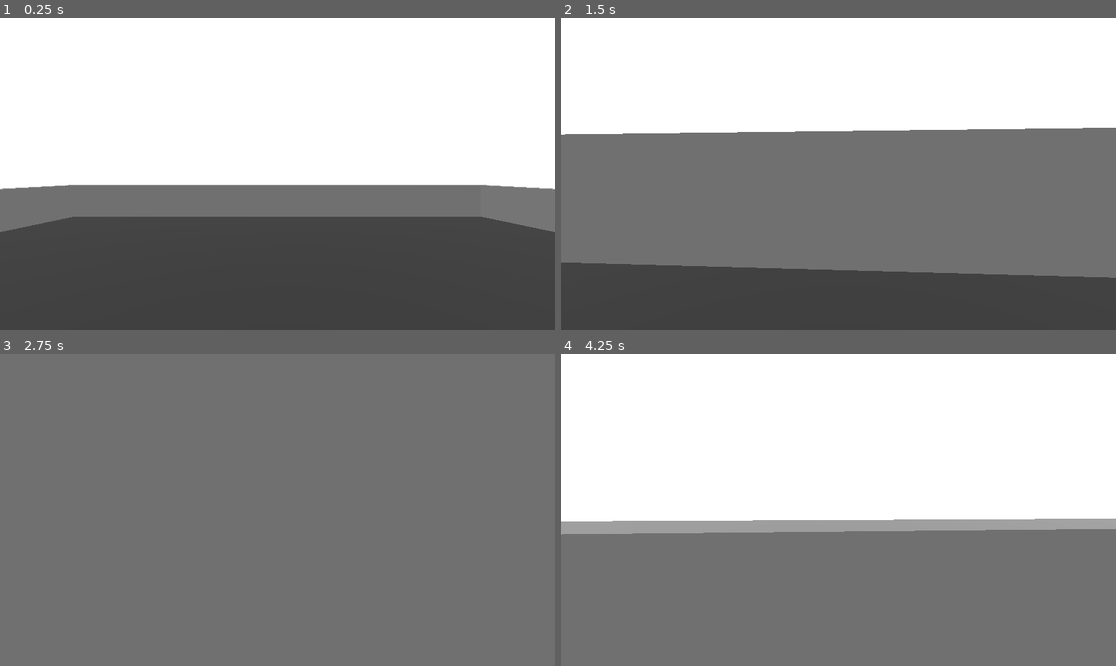
Above: before the commit, frames 1-4 (two rows, left to right).
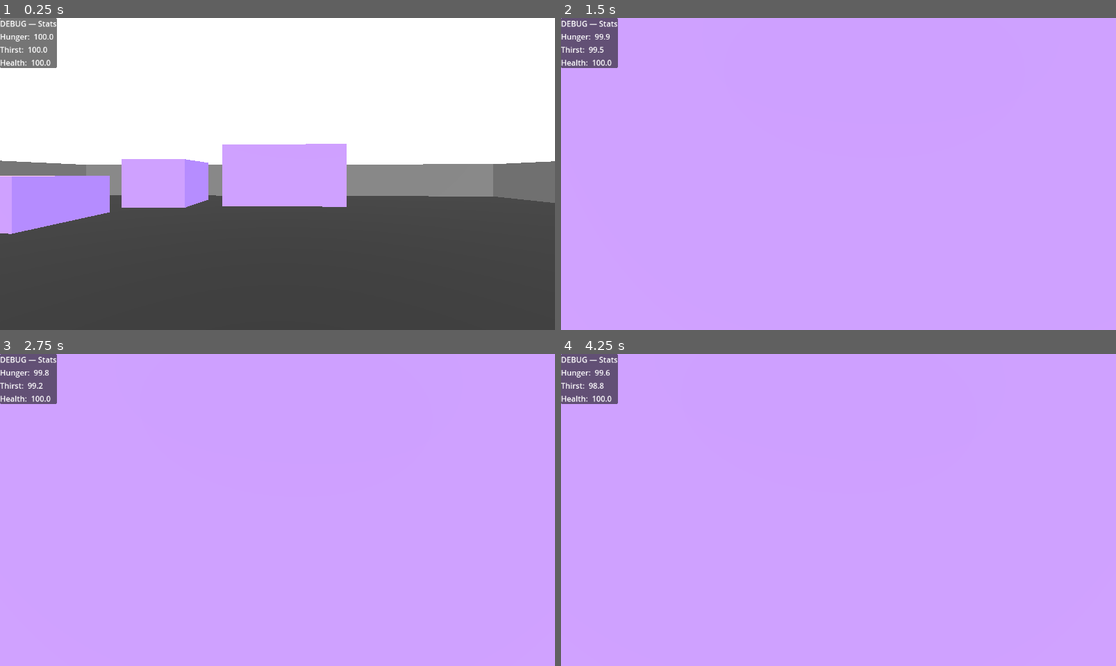
Above: after the commit, the same moments.

Repository: joshgarza/first_person_game
Game: Godot game, scene res://scenes/game.tscn
Two runs of this game, one before a commit and one after it. Both use one fixed random seed, a clock stepped at 60 frames per second and the inputs below.
Inputs (mouse positions are in pixels of both pictures, inside the frame that each line leads up to):
- Up to frame 1 (0.25 s): no input
- Up to frame 2 (1.5 s): move the mouse to (866, 174) at 0.52 s; hold F (interact) 0.53-1.28 s; hold W (move_forward) from 0.53 s (still down); tap Space (jump) at 0.77 s; click (866, 174) at 0.8 s; move the mouse to (810, 174) at 1.27 s; click (810, 174) at 1.35 s
- Up to frame 3 (2.75 s): keep holding W (move_forward); tap Space (jump) at 1.52 s; tap F (interact) at 1.55 s; move the mouse to (288, 503) at 2.02 s; hold F (interact) from 2.03 s (still down); click (288, 503) at 2.3 s
- Up to frame 4 (4.25 s): keep holding W (move_forward); tap Enter at 2.75 s; move the mouse to (832, 516) at 2.77 s; release F (interact) at 2.78 s; click (832, 516) at 2.85 s; tap Space (jump) at 3.02, 3.77 s; tap F (interact) at 3.05 s; move the mouse to (877, 513) at 3.52 s; hold F (interact) from 3.53 s (still down); click (877, 513) at 3.8 s

The runs differ from the first frame. In frame 1, 20% of the frame differs, in the area x 0-100%, y 0-70%; in frame 2, 100%; in frame 3, 100%, in the area x 0-100%, y 0-100%; in frame 4, 100%.

Commit message:
Implement hunger and thirst. Add DebugHUD. Implement grab, drop, and use mechanics.

Diff:
--- a/project.godot
+++ b/project.godot
@@ -56,8 +56,13 @@
 "events": [Object(InputEventKey,"resource_local_to_scene":false,"resource_name":"","device":-1,"window_id":0,"alt_press …(192 unchanged characters)…
 ]
 }
-eat={
+use={
 "deadzone": 0.2,
 "events": [Object(InputEventMouseButton,"resource_local_to_scene":false,"resource_name":"","device":-1,"window_id":0,"a …(253 unchanged characters)…
 ]
 }
+drop={
+"deadzone": 0.2,
+"events": [Object(InputEventKey,"resource_local_to_scene":false,"resource_name":"","device":-1,"window_id":0,"alt_pressed":false,"shift_pressed":false,"ctrl_pressed":false,"meta_pressed":false,"pressed":false,"keycode":0,"physical_keycode":70,"key_label":0,"unicode":102,"location":0,"echo":false,"script":null)
+]
+}
--- /dev/null
+++ b/scenes/DebugHUD.tscn
@@ -0,0 +1,28 @@
+[gd_scene load_steps=2 format=3 uid="uid://cs6u1domd081j"]
+
+[ext_resource type="Script" uid="uid://d3asl6s2nqomx" path="res://scripts/DebugHUD.gd" id="1_7dag4"]
+
+[node name="DebugHUD" type="CanvasLayer"]
+script = ExtResource("1_7dag4")
+
+[node name="PanelContainer" type="PanelContainer" parent="."]
+offset_right = 40.0
+offset_bottom = 40.0
+
+[node name="MarginContainer" type="MarginContainer" parent="PanelContainer"]
+layout_mode = 2
+
+[node name="VBoxContainer" type="VBoxContainer" parent="PanelContainer/MarginContainer"]
+layout_mode = 2
+
+[node name="title" type="Label" parent="PanelContainer/MarginContainer/VBoxContainer"]
+layout_mode = 2
+
+[node name="hunger" type="Label" parent="PanelContainer/MarginContainer/VBoxContainer"]
+layout_mode = 2
+
+[node name="thirst" type="Label" parent="PanelContainer/MarginContainer/VBoxContainer"]
+layout_mode = 2
+
+[node name="health" type="Label" parent="PanelContainer/MarginContainer/VBoxContainer"]
+layout_mode = 2
--- a/scenes/food.tscn
+++ b/scenes/food.tscn
@@ -1,10 +1,13 @@
-[gd_scene load_steps=4 format=3 uid="uid://dcn0tccjfuut3"]
+[gd_scene load_steps=5 format=3 uid="uid://dcn0tccjfuut3"]
 
 [ext_resource type="Script" uid="uid://d3ic2htxagt3b" path="res://scripts/Food.gd" id="1_xven1"]
 
 [sub_resource type="BoxShape3D" id="BoxShape3D_af40f"]
 
 [sub_resource type="BoxMesh" id="BoxMesh_xven1"]
+
+[sub_resource type="StandardMaterial3D" id="StandardMaterial3D_xven1"]
+albedo_color = Color(0.2, 0.2, 0.913725, 1)
 
 [node name="Food" type="Node3D" groups=["interactable"]]
 script = ExtResource("1_xven1")
@@ -16,4 +19,6 @@
 
 [node name="MeshInstance3D" type="MeshInstance3D" parent="StaticBody3D"]
 transform = Transform3D(1, 0, 0, 0, 0.5, 0, 0, 0, 0.5, 0, 0, 0)
+layers = 2
 mesh = SubResource("BoxMesh_xven1")
+surface_material_override/0 = SubResource("StandardMaterial3D_xven1")
--- a/scenes/game.tscn
+++ b/scenes/game.tscn
@@ -1,6 +1,8 @@
-[gd_scene load_steps=9 format=3 uid="uid://cbeevnr5lx51g"]
+[gd_scene load_steps=11 format=3 uid="uid://cbeevnr5lx51g"]
 
+[ext_resource type="Script" uid="uid://d3ic2htxagt3b" path="res://scripts/Food.gd" id="1_iywne"]
 [ext_resource type="PackedScene" uid="uid://dyt3j3fko8ofw" path="res://scenes/player.tscn" id="1_uwrxv"]
+[ext_resource type="PackedScene" uid="uid://cs6u1domd081j" path="res://scenes/DebugHUD.tscn" id="2_p57ef"]
 [ext_resource type="PackedScene" uid="uid://bci73u8so2kau" path="res://scenes/wall.tscn" id="2_yqjtg"]
 [ext_resource type="PackedScene" uid="uid://b3buspk4gns62" path="res://scenes/obstacle.tscn" id="3_lnu2h"]
 [ext_resource type="PackedScene" uid="uid://dcn0tccjfuut3" path="res://scenes/food.tscn" id="4_lbhrr"]
@@ -19,6 +21,7 @@
 background_color = Color(1, 1, 1, 1)
 
 [node name="Node3D" type="Node3D"]
+script = ExtResource("1_iywne")
 
 [node name="StaticBody3D" type="StaticBody3D" parent="."]
 transform = Transform3D(1, 0, 0, 0, 1, 0, 0, 0, 1, 0, -1, 0)
@@ -31,7 +34,7 @@
 surface_material_override/0 = SubResource("StandardMaterial3D_lnu2h")
 
 [node name="player" parent="." instance=ExtResource("1_uwrxv")]
-visible = false
+transform = Transform3D(-0.999535, 0, -0.0305037, 0, 1, 0, 0.0305037, 0, -0.999535, 0, 0, 0)
 
 [node name="WorldEnvironment" type="WorldEnvironment" parent="."]
 environment = SubResource("Environment_uwrxv")
@@ -61,3 +64,7 @@
 transform = Transform3D(-0.989313, 0.128001, -0.0698233, 0, 0.478876, 0.877883, 0.145807, 0.868501, -0.473758, 3.71371, 4.60486, -13.9319)
 
 [node name="Food" parent="." instance=ExtResource("4_lbhrr")]
+transform = Transform3D(1, 0, 0, 0, 1, 0, 0, 0, 1, 3.86016, 0, 0)
+
+[node name="DebugHud" parent="." node_paths=PackedStringArray("player") groups=["hud"] instance=ExtResource("2_p57ef")]
+player = NodePath("../player")
--- a/scenes/player.tscn
+++ b/scenes/player.tscn
@@ -28,6 +28,12 @@
 target_position = Vector3(0, 0, -2.5)
 collide_with_areas = true
 
+[node name="Hands" type="Node3D" parent="CharacterBody3D"]
+transform = Transform3D(1, 0, 0, 0, 0.792375, 0.610035, 0, -0.610035, 0.792375, 0, 0.549394, -3.22715)
+script = ExtResource("6_tuyoq")
+
+[node name="Socket" type="Node3D" parent="CharacterBody3D/Hands"]
+
 [node name="CollisionShape3D" type="CollisionShape3D" parent="CharacterBody3D"]
 shape = SubResource("CapsuleShape3D_u8vuu")
 
@@ -47,10 +53,3 @@
 
 [node name="Interaction" type="Node" parent="CharacterBody3D"]
 script = ExtResource("5_qlg0r")
-
-[node name="Hands" type="Node3D" parent="."]
-transform = Transform3D(1, 0, 0, 0, 1, 0, 0, 0, 1, 0, 0.657162, -0.596945)
-script = ExtResource("6_tuyoq")
-
-[node name="Socket" type="Node3D" parent="Hands"]
-transform = Transform3D(1, 0, 0, 0, 1, 0, 0, 0, 1, 0, 0.0762655, -0.529311)
--- /dev/null
+++ b/scripts/DebugHUD.gd
@@ -0,0 +1,58 @@
+extends CanvasLayer
+class_name DebugHUD
+
+@export var player: Node3D    # drag Player in the editor OR set from code
+
+@onready var _hunger: Label = $PanelContainer/MarginContainer/VBoxContainer/hunger
+@onready var _thirst: Label = $PanelContainer/MarginContainer/VBoxContainer/thirst
+@onready var _health: Label = $PanelContainer/MarginContainer/VBoxContainer/health
+@onready var _title:  Label = $PanelContainer/MarginContainer/VBoxContainer/title
+
+var _stats: Node = null
+var _use_poll := true  # flips to false if Stats emits a signal we can use
+
+func _ready() -> void:
+	if player:
+		print(player)
+		_title.text = "DEBUG — Stats"
+		_try_wire_stats()
+
+func _process(_dt: float) -> void:
+	if _use_poll and _stats:
+		_update_text()
+
+func _try_wire_stats() -> void:
+	if player == null:
+		push_warning("DebugHUD: player not set; drag it in the inspector or set via code.")
+		return
+	_stats = player.get_node_or_null("Stats")
+	if _stats == null:
+		push_warning("DebugHUD: Player has no 'Stats' node.")
+		return
+	# If your Stats.gd exposes a signal, prefer event-driven updates
+	if "stats_changed" in _stats.get_signal_list():
+		_use_poll = false
+		_stats.connect("stats_changed", Callable(self, "_on_stats_changed"))
+		_update_text()
+	else:
+		_use_poll = true  # fall back to polling
+
+func _on_stats_changed(_hunger: float, _thirst: float, _health: float) -> void:
+	_update_text()
+
+func _val(n: Variant, def: float = 0.0) -> float:
+	return float(n) if typeof(n) in [TYPE_FLOAT, TYPE_INT] else def
+
+func _update_text() -> void:
+	if _stats == null: return
+	var hunger  := _val(_stats.get("hunger"))
+	var thirst  := _val(_stats.get("thirst"))
+	var health  := _val(_stats.get("health"))
+	_hunger.text = "Hunger:  %.1f" % hunger
+	_thirst.text = "Thirst:  %.1f" % thirst
+	_health.text = "Health:  %.1f" % health
+
+# Optional: toggle with F1 (add InputMap action "toggle_hud")
+func _unhandled_input(event: InputEvent) -> void:
+	if event.is_action_pressed("toggle_hud"):
+		visible = not visible
--- a/scripts/Food.gd
+++ b/scripts/Food.gd
@@ -3,15 +3,15 @@
 
 @export var nutrition: float = 25.0
 
-# Optional: if you want to eat while held later, add a use() method:
 func use(actor: Node) -> void:
 	if not actor.has_node("Stats"): return
-	var stats: Node = actor.get_node("Stats")
-	# assuming 0..100 hunger, where higher = fuller
+	var stats := actor.get_node("Stats")
 	stats.hunger = clamp(stats.hunger + nutrition, 0.0, 100.0)
-	# after eating, remove from hands + world
+
+	# if we’re currently held, clear the Hands reference
 	if actor.has_node("Hands"):
-		var hands: Hands = actor.get_node("Hands")
-		if hands.call("has_item"):
-			hands.call("drop_current") # puts it in world; you can instead queue_free here
+		var hands := actor.get_node("Hands") as Hands
+		if hands and hands.held == self:
+			hands.held = null
+
 	queue_free()
--- a/scripts/Holdable.gd
+++ b/scripts/Holdable.gd
@@ -9,6 +9,7 @@
 	return get_node_or_null("StaticBody3D") as StaticBody3D
 
 func pickup(holder: Node) -> void:
+	if has_method("on_hover_end"): on_hover_end()
 	if _held:
 		return
 	_original_parent = get_parent()
@@ -22,6 +23,7 @@
 		sb.set_deferred("collision_mask", 0)
 
 	# Reparent to hand socket, preserving world transform
+	print('reparenting')
 	var socket := holder.get_node("Hands/Socket") as Node3D
 	var keep := global_transform
 	reparent(socket)
@@ -54,9 +56,21 @@
 	global_transform = t
 
 func interact(actor: Node) -> void:
-	if actor.has_node("Hands"):
-		var hands := actor.get_node("Hands") as Hands
-		if hands.has_item():
-			return
-		pickup(actor)
-		hands.set_item(self)
+	print("Holdable.interact called by: ", actor.name)
+	if not actor.has_node("Hands"):
+		push_warning("Actor has no Hands node; cannot pick up")
+		return
+
+	var hands := actor.get_node("Hands") as Hands
+	if hands == null:
+		push_error("Hands node exists but is not script-typed as Hands")
+		return
+
+	if hands.has_item():
+		print("Hands already holding something; ignoring pickup")
+		return
+
+	print("Attempting pickup…")
+	pickup(actor)
+	hands.set_item(self)
+	print("Pickup complete")
--- a/scripts/Interaction.gd
+++ b/scripts/Interaction.gd
@@ -3,12 +3,20 @@
 
 @onready var player: CharacterBody3D = get_parent() as CharacterBody3D
 @onready var camera: Camera3D = player.get_node("Head/Camera3D") as Camera3D
+@onready var hands: Hands = player.get_node("Hands") as Node3D
 
 @export var max_distance: float = 2.5
 @export var mask: int = 1 # interactables layer
 
+@export var drop_hold_threshold := 0.5 # seconds to hold F to drop
+
 var hovered: Node3D = null
 var ray: RayCast3D
+
+# --- hold-to-drop state ---
+var _interact_down := false
+var _interact_time := 0.0
+var _drop_fired := false
 
 func _ready() -> void:
 	assert(camera != null)
@@ -35,9 +43,38 @@
 		if hovered and hovered.has_method("on_hover_start"):
 			hovered.on_hover_start()
 
+	# hold-to-drop timer
+	if _interact_down:
+		_interact_time += _dt
+		if not _drop_fired and _interact_time >= drop_hold_threshold and hands and hands.has_item():
+			hands.drop_current()
+			_drop_fired = true
+
 func _unhandled_input(event: InputEvent) -> void:
-	if event.is_action_pressed("interact") and hovered and hovered.has_method("interact"):
-		hovered.interact(player)
+	if event.is_action_pressed("interact"):
+		_interact_down = true
+		_interact_time = 0.0
+		_drop_fired = false
+
+	elif event.is_action_released("interact"):
+		# If we released before threshold, treat as a tap (pickup/use)
+		if not _drop_fired:
+			if hovered and hovered.has_method("interact"):
+				hovered.interact(player)
+			# Optional: if already holding something and not looking at an interactable,
+			# you can “use” the held item on tap:
+			# elif _hands and _hands.has_item() and _hands.held and _hands.held.has_method("use"):
+			#     _hands.held.use(player)
+
+		# reset
+		_interact_down = false
+		_interact_time = 0.0
+		_drop_fired = false
+
+	if event.is_action_pressed("use") and player and player.has_node("Hands"):
+		var hands := player.get_node("Hands") as Hands
+		if hands and hands.has_item() and hands.held and hands.held.has_method("use"):
+			hands.held.use(player)
 
 func _find_interactable_root(n: Node) -> Node3D:
 	var cur := n
--- a/scripts/Needs.gd
+++ b/scripts/Needs.gd
@@ -7,9 +7,19 @@
 const HUNGER_DECAY_RATE: float = 0.05  # per second
 const HUNGER_TICK_INTERVAL: float = 1.0  # seconds
 
+var thirst_timer: float = 0.0
+const THIRST_DECAY_RATE: float = 0.15  # per second
+const THIRST_TICK_INTERVAL: float = 1.0  # seconds
+
 func _process(delta: float) -> void:
 	hunger_timer += delta
 	if hunger_timer >= HUNGER_TICK_INTERVAL:
 		stats.hunger -= HUNGER_DECAY_RATE
 		stats.hunger = clamp(stats.hunger, 0, 100)
 		hunger_timer = 0.0
+
+	thirst_timer += delta
+	if thirst_timer >= THIRST_TICK_INTERVAL:
+		stats.thirst -= THIRST_DECAY_RATE
+		stats.thirst = clamp(stats.thirst, 0, 100)
+		thirst_timer = 0.0
--- a/scripts/Stats.gd
+++ b/scripts/Stats.gd
@@ -3,6 +3,7 @@
 
 signal hunger_critical  # emitted when hunger < 20
 signal health_changed(old_value: float, new_value: float)
+signal stats_changed(hunger: float, thirst: float, health: float)
 
 var hunger := 100.0
 var thirst := 100.0
--- a/scripts/player.gd
+++ b/scripts/player.gd
@@ -7,12 +7,21 @@
 @onready var camera: Camera3D = $Head/Camera3D
 @onready var stats: Stats = $Stats
 @onready var needs: Needs = $Needs
+@onready var hud := get_tree().get_first_node_in_group("hud") as DebugHUD
 
 func _ready() -> void:
+	if hud:
+		print(hud)
+		hud.player = self
+
 	movement.player = self
 	movement.camera = camera
 	interaction.player = self
 	interaction.camera = camera
+	camera.current = true
+	camera.cull_mask = (1 << 20) - 1  # see all 20 visual layers
+	print("Camera cull_mask:", camera.cull_mask)
+
 
 	pass
 
Not shown, added: scripts/DebugHUD.gd.uid
